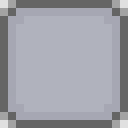
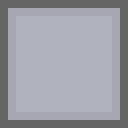
Revision of a layered (128, 128) image; what changed, layer by layer:
painted on "Rounded Rectangle 1" over [0, 0, 128, 128]
